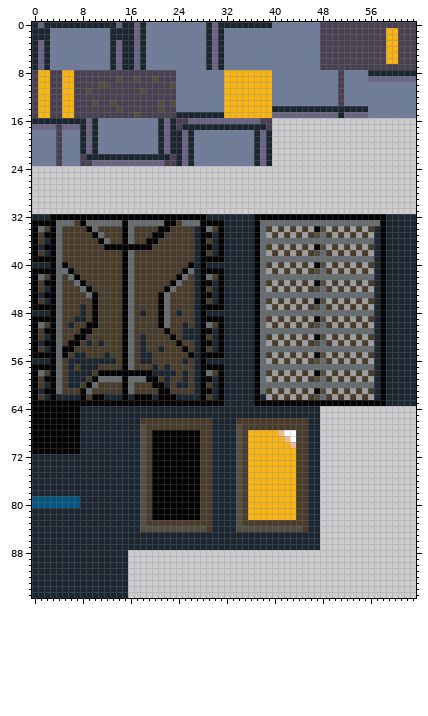
A sprite sheet gets an edit: res/tiles.png. The first picture shows the starting point.
The file is 64x96 pixels.
Once edited:
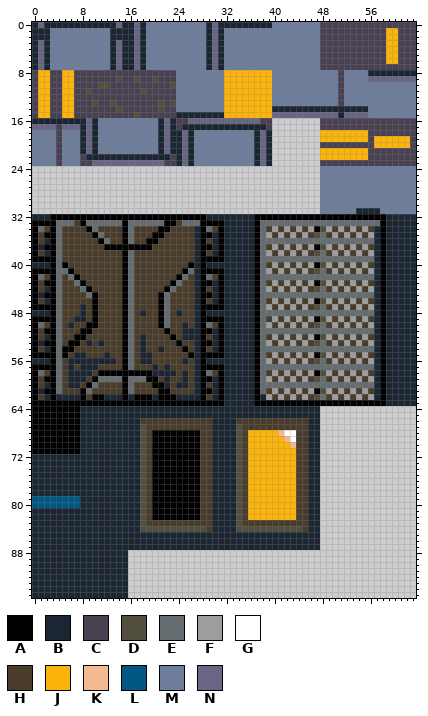
Palette (. is transparent): A #000000  B #1b2632  C #494052  D #524f40  E #656d71  F #9d9d9d  G #ffffff  H #493c2b  J #fab40b  K #f4b990  L #005784  M #6e7d9c  N #686585
Changes in this commit:
y 16..17: x 48..63 ................ -> CCCCCCCCCCCCCCCC
y 18: x 48..63 ................ -> JJJJJJJJCCCCCCCC
y 19: x 48..63 ................ -> JJJJJJJJCJJJJJJC
y 20: x 48..63 ................ -> CCCCCCCCCJJJJJJC
y 21..22: x 48..63 ................ -> JJJJJJJJCCCCCCCC
y 23: x 48..63 ................ -> CCCCCCCCCCCCCCCC
y 24..30: x 48..63 ................ -> MMMMMMMMMMMMMMMM
y 31: x 48..63 ................ -> MMMMMMBBBBMMMMMM
Changed places in both pictures, as pixel boxes (x1, y1, x2, y2):
added: (320, 118, 416, 214)
